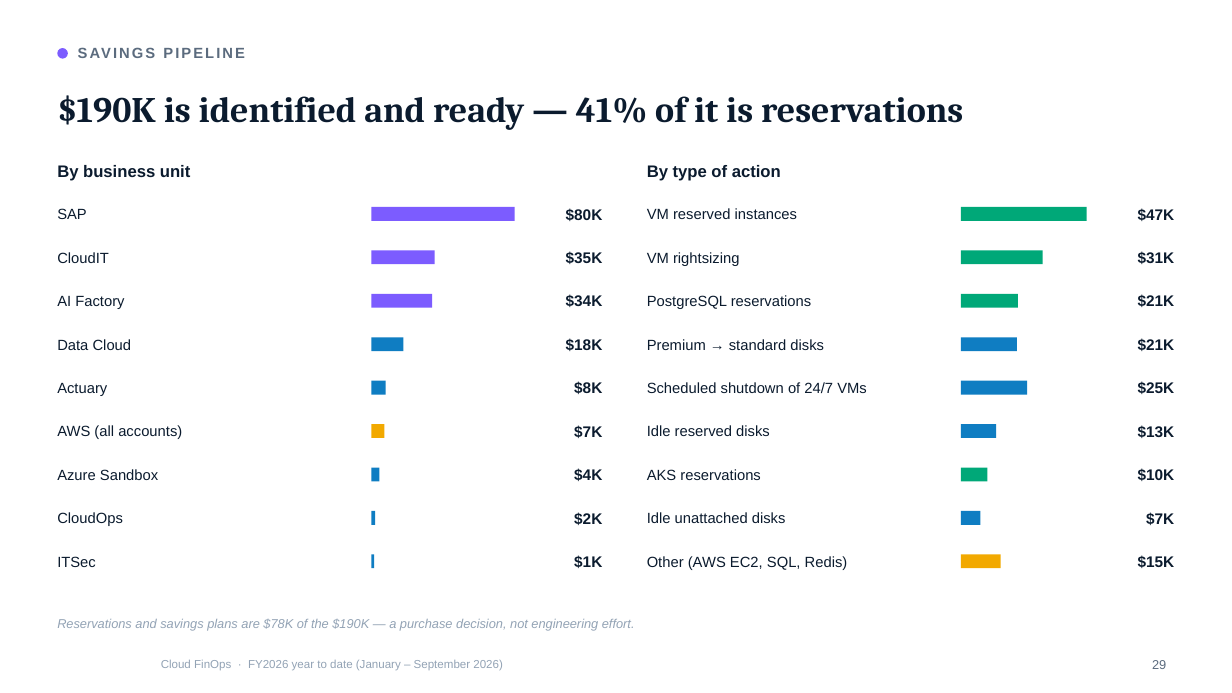
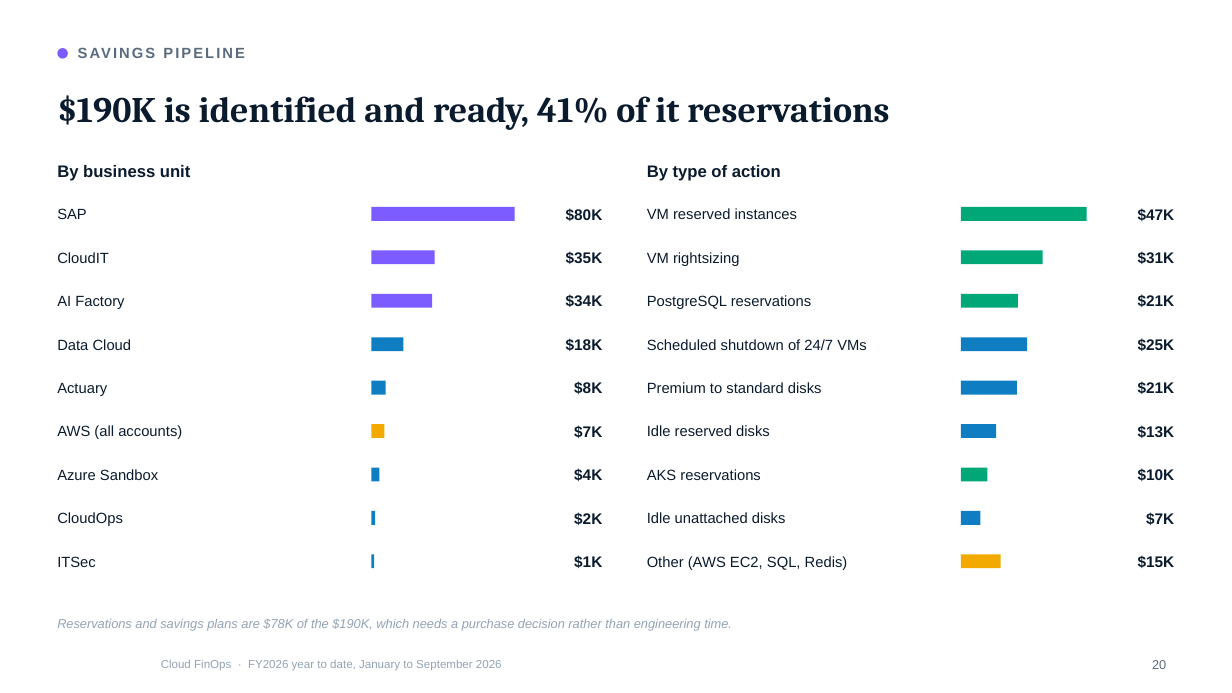
Before and after one commit to arielga5-code/Finops, a slide deck: slide 20 of presentations/Cloud_FinOps_Harel_FY2026_September.pptx (slide 29 before the commit). Drawn at 1232x693 pixels with LibreOffice and Linux fonts; fonts in the diff are those of the drawing; background and template pictures are left out. Boxes give left, top, right and bottom in pixels: in the first picture for what was removed or moved away, otherwise in the second. Text is boxed around its words. In the diff, an @@ line names an element or a change of style, - is before the commit and + after.

```diff
--- a/presentations/Cloud_FinOps_Harel_FY2026_September.pptx
+++ b/presentations/Cloud_FinOps_Harel_FY2026_September.pptx
@@ text at <box>57,95,889,130</box>: text changed @@
-$190K is identified and ready — 41% of it is reservations
+$190K is identified and ready, 41% of it reservations
@@ text "Scheduled shutdown of 24/7 VMs": place and size @@
-text "Scheduled shutdown of 24/7 VMs" at <box>647,382,867,393</box>
+text "Scheduled shutdown of 24/7 VMs" at <box>647,339,867,350</box>
@@ text "$25K": place and size @@
-text "$25K" at <box>1138,381,1175,394</box>
+text "$25K" at <box>1138,338,1175,351</box>
@@ rectangle: place and size @@
-rectangle at <box>961,337,1018,351</box>
+rectangle at <box>961,337,1028,351</box>
@@ text at <box>647,382,822,393</box>: text changed @@
-Premium → standard disks
+Premium to standard disks
@@ rectangle: place and size @@
-rectangle at <box>961,381,1028,395</box>
+rectangle at <box>961,381,1018,395</box>
@@ text "$21K": place and size @@
-text "$21K" at <box>1138,338,1175,351</box>
+text "$21K" at <box>1138,381,1175,394</box>
@@ text at <box>57,619,732,631</box>: text changed @@
-Reservations and savings plans are $78K of the $190K — a purchase decision, not engineering effort.
+Reservations and savings plans are $78K of the $190K, which needs a purchase decision rather than engineering time.
@@ text at <box>161,660,502,671</box>: text changed @@
-Cloud FinOps · FY2026 year to date (January – September 2026)
+Cloud FinOps · FY2026 year to date, January to September 2026
```
Also in this commit, not shown: 38 other slides changed, 2 slides removed, 15 other files.
